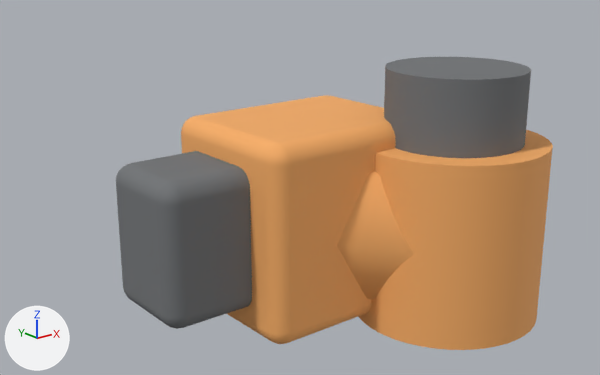
The OBJ model kuka-kr210-l150/meshes/link_1.obj: old version first, new version second.
Before and after are seen from a camera (50 mm lens) standing at (-1.084, -1.652, 0.639) and looking at (0.019, -0.273, 0.087). The lights are fixed; the arrows at lower left show +X, +Y and +Z. The older version comes first. Where no turn or scale is listed for an object, it has been applied to the vertices. Vertices at exactly the same position are counted once.

In view in the first picture: 'a1_rear_motor', 'a2_bearing', 'a2_motor', 'rotating_column', 'shoulder_support'.
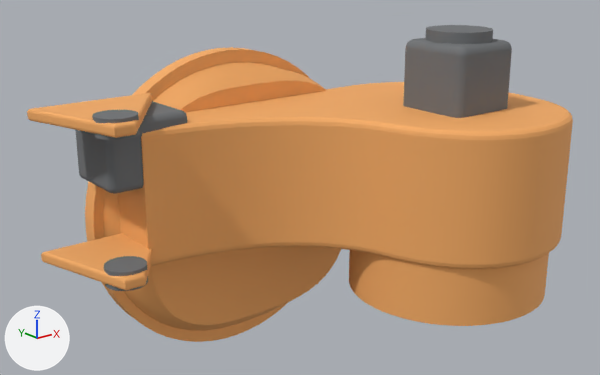
Boxes [x1, y1, x2, y2] around the edits, measured in the pictures (600 x 375 px):
'curved_shoulder_casting', added (orange): after [118, 82, 573, 269]
'a2_bearing', reshaped: before [358, 130, 553, 350]; after [349, 250, 549, 326]
'rotating_column', deleted (orange): before [181, 95, 396, 344]
'a1_rear_motor', deleted: before [116, 151, 252, 329]
'rotating_table_upper', added (orange): after [103, 62, 341, 331]
'a2_motor', deleted: before [384, 57, 531, 158]
'a2_drive_body', added: after [403, 38, 512, 118]
'rotating_table', added: after [85, 47, 309, 342]
'shoulder_support', deleted (orange): before [337, 171, 414, 300]
'rear_connection_cover', added: after [75, 101, 187, 194]
'balancer_rear_bracket_near', added (orange): after [41, 233, 153, 291]
'balancer_rear_bracket_far', added (orange): after [27, 93, 152, 138]
'a2_drive_end', added: after [426, 25, 493, 44]
'balancer_rear_pin_near', added: after [104, 256, 148, 291]
'balancer_rear_pin_far', added: after [92, 110, 139, 140]

The change in detail:
me_a2_bearing is used by ob_a2_bearing; location (0.0, 0.0, 0.0).
me_a2_bearing had 98 vertices, 192 faces and spanned x 0.133..0.573, y -0.639..-0.199, z -0.247..0.173.
me_a2_bearing now has 130 vertices, 256 faces and spans x 0.12..0.586, y -0.652..-0.186, z -0.182..0.108.
me_a2_bearing part 1: the whole mesh is rebuilt.
Mesh me_rotating_table_upper is new.
It has 146 vertices, 288 faces and spans x -0.35..0.363, y -0.09..-0.028, z -0.34..0.34.
It uses material mat_kuka_orange (orange #f7ad65).
Mesh me_rotating_table is new.
It has 132 vertices, 256 faces and spans x -0.367..0.367, y -0.033..0.009, z -0.367..0.367.
It uses material mat_kuka_orange (orange #f7ad65).
Mesh me_rear_connection_cover is new.
It has 296 vertices, 588 faces and spans x -0.39..-0.2, y -0.18..-0.02, z 0.125..0.275.
It uses material mat_motor_graphite (grey #707274).
Mesh me_curved_shoulder_casting is new.
It has 784 vertices, 1564 faces and spans x -0.316..0.604, y -0.671..-0.059, z -0.05..0.25.
It uses material mat_kuka_orange (orange #f7ad65).
Mesh me_balancer_rear_pin_near is new.
It is a 64-sided cylinder along z spanning x -0.442..-0.358, y -0.287..-0.203, z -0.0355..0.0035.
It uses material mat_motor_graphite (grey #707274).
Mesh me_balancer_rear_pin_far is new.
It is a 64-sided cylinder along z spanning x -0.442..-0.358, y -0.287..-0.203, z 0.2665..0.3055.
It uses material mat_motor_graphite (grey #707274).
Mesh me_balancer_rear_bracket_near is new.
It has 32 vertices, 60 faces and spans x -0.498..-0.221, y -0.3..-0.059, z -0.028..-0.003.
It uses material mat_kuka_orange (orange #f7ad65).
Mesh me_balancer_rear_bracket_far is new.
It has 32 vertices, 60 faces and spans x -0.498..-0.221, y -0.3..-0.059, z 0.274..0.299.
It uses material mat_kuka_orange (orange #f7ad65).
Mesh me_a2_drive_end is new.
It is a 64-sided cylinder along z spanning x 0.2798..0.4258, y -0.4922..-0.3462, z 0.395..0.425.
It uses material mat_motor_graphite (grey #707274).
Mesh me_a2_drive_body is new.
It has 296 vertices, 588 faces and spans x 0.264..0.441, y -0.508..-0.331, z 0.209..0.402.
It uses material mat_motor_graphite (grey #707274).
Object 'a1_rear_motor' (ob_a1_rear_motor) is deleted.
Object 'a2_motor' (ob_a2_motor) is deleted.
Object 'rotating_column' (ob_rotating_column) is deleted.
Object 'shoulder_support' (ob_shoulder_support) is deleted.
Object 'rotating_table_upper' (ob_rotating_table_upper) is new; it shows me_rotating_table_upper.
Its location is (0.0, 0.0, 0.0).
Object 'rotating_table' (ob_rotating_table) is new; it shows me_rotating_table.
Its location is (0.0, 0.0, 0.0).
Object 'rear_connection_cover' (ob_rear_connection_cover) is new; it shows me_rear_connection_cover.
Its location is (0.0, 0.0, 0.0).
Object 'curved_shoulder_casting' (ob_curved_shoulder_casting) is new; it shows me_curved_shoulder_casting.
Its location is (0.0, 0.0, 0.0).
Object 'balancer_rear_pin_near' (ob_balancer_rear_pin_near) is new; it shows me_balancer_rear_pin_near.
Its location is (0.0, 0.0, 0.0).
Object 'balancer_rear_pin_far' (ob_balancer_rear_pin_far) is new; it shows me_balancer_rear_pin_far.
Its location is (0.0, 0.0, 0.0).
Object 'balancer_rear_bracket_near' (ob_balancer_rear_bracket_near) is new; it shows me_balancer_rear_bracket_near.
Its location is (0.0, 0.0, 0.0).
Object 'balancer_rear_bracket_far' (ob_balancer_rear_bracket_far) is new; it shows me_balancer_rear_bracket_far.
Its location is (0.0, 0.0, 0.0).
Object 'a2_drive_end' (ob_a2_drive_end) is new; it shows me_a2_drive_end.
Its location is (0.0, 0.0, 0.0).
Object 'a2_drive_body' (ob_a2_drive_body) is new; it shows me_a2_drive_body.
Its location is (0.0, 0.0, 0.0).
